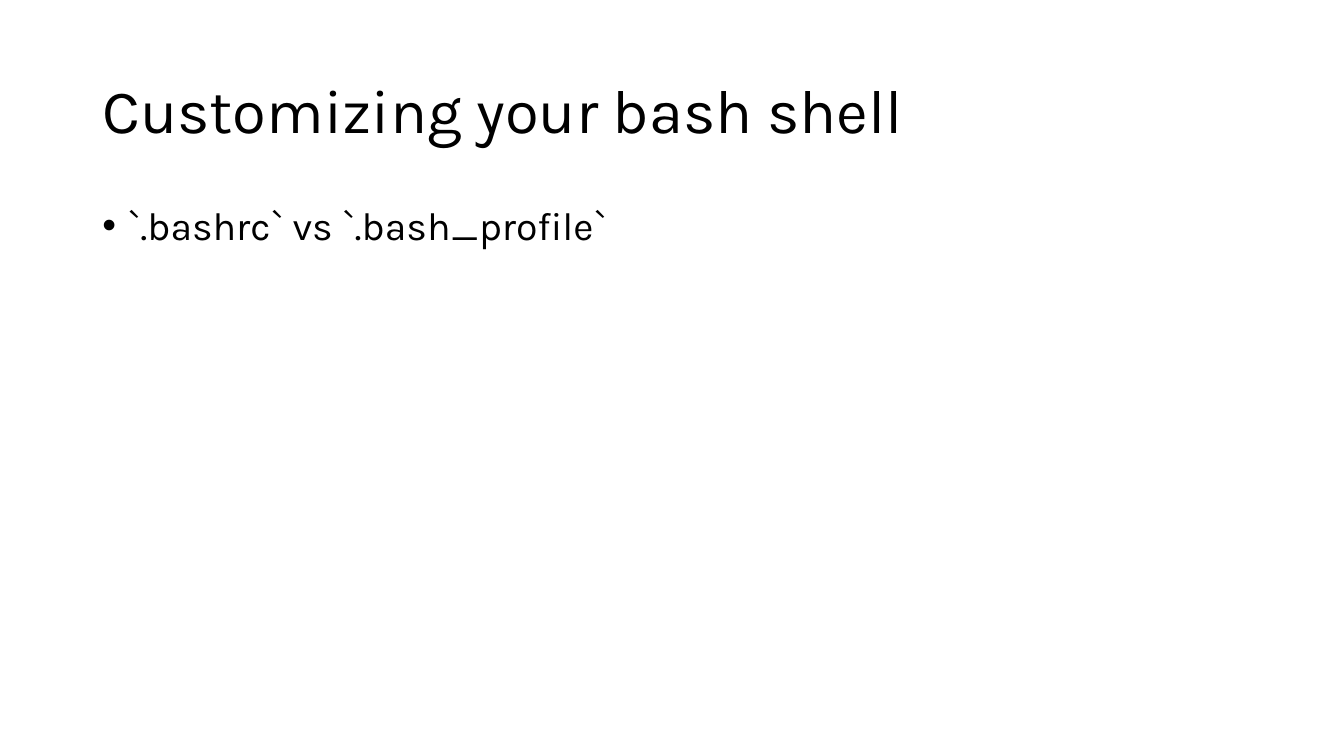
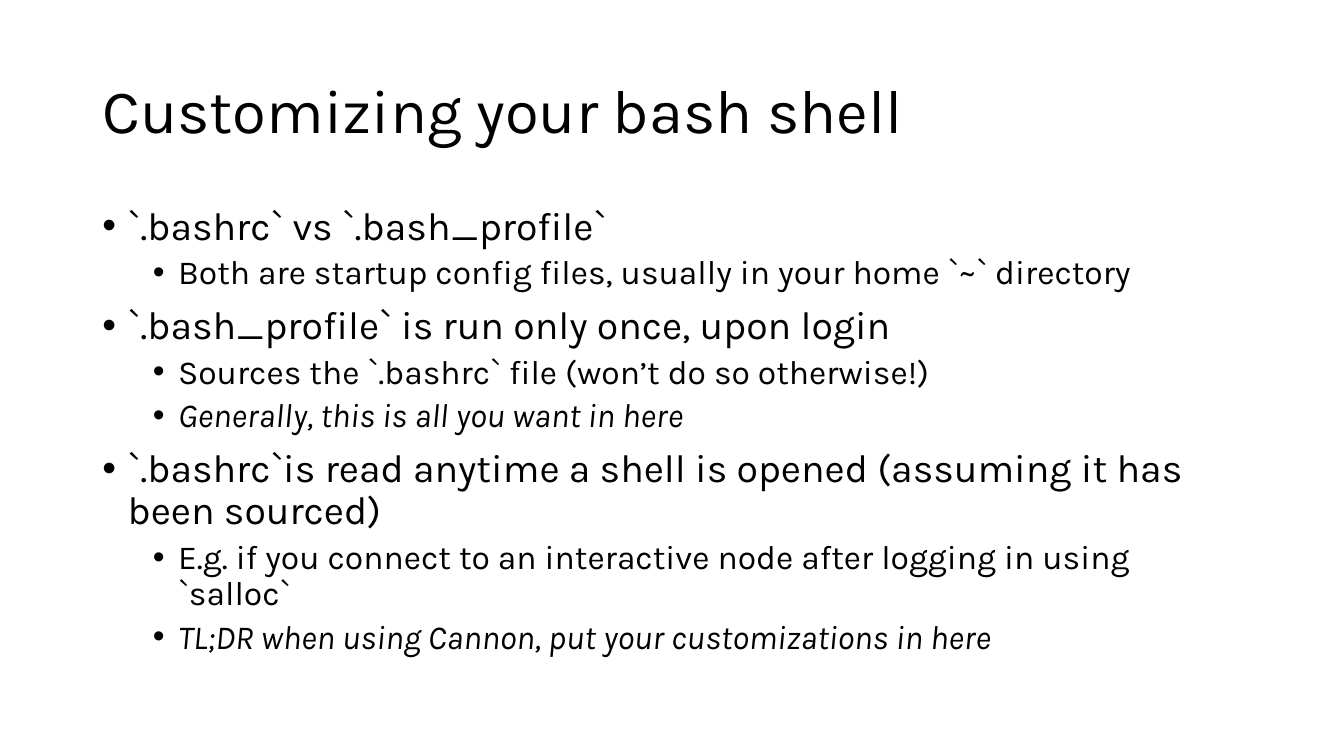
Before and after one commit to harvardinformatics/short-trainings, a slide deck: slide 13 of cmd-line-101/cmdline_tips_draft.pptx. Drawn at 1344x756 pixels with LibreOffice and Linux fonts; fonts in the diff are those of the drawing. Boxes give left, top, right and bottom in pixels: in the first picture for what was removed or moved away, otherwise in the second. Text is boxed around its words. In the diff, an @@ line names an element or a change of style, - is before the commit and + after.

Commit message:
added shell customization to cmdline_tips

```diff
--- a/cmd-line-101/cmdline_tips_draft.pptx
+++ b/cmd-line-101/cmdline_tips_draft.pptx
@@ text at bbox=[128, 261, 1183, 657]: paragraphs added @@
+  • Both are startup config files, usually in your home `~` directory
+• `.bash_profile` is run only once, upon login
+  • Sources the `.bashrc` file (won’t do so otherwise!)
+  • Generally, this is all you want in here
+• `.bashrc`is read anytime a shell is opened (assuming it has been sourced)
+  • E.g. if you connect to an interactive node after logging in using `salloc`
+  • TL;DR when using Cannon, put your customizations in here
```
Also in this commit, not shown: 5 slides added.
